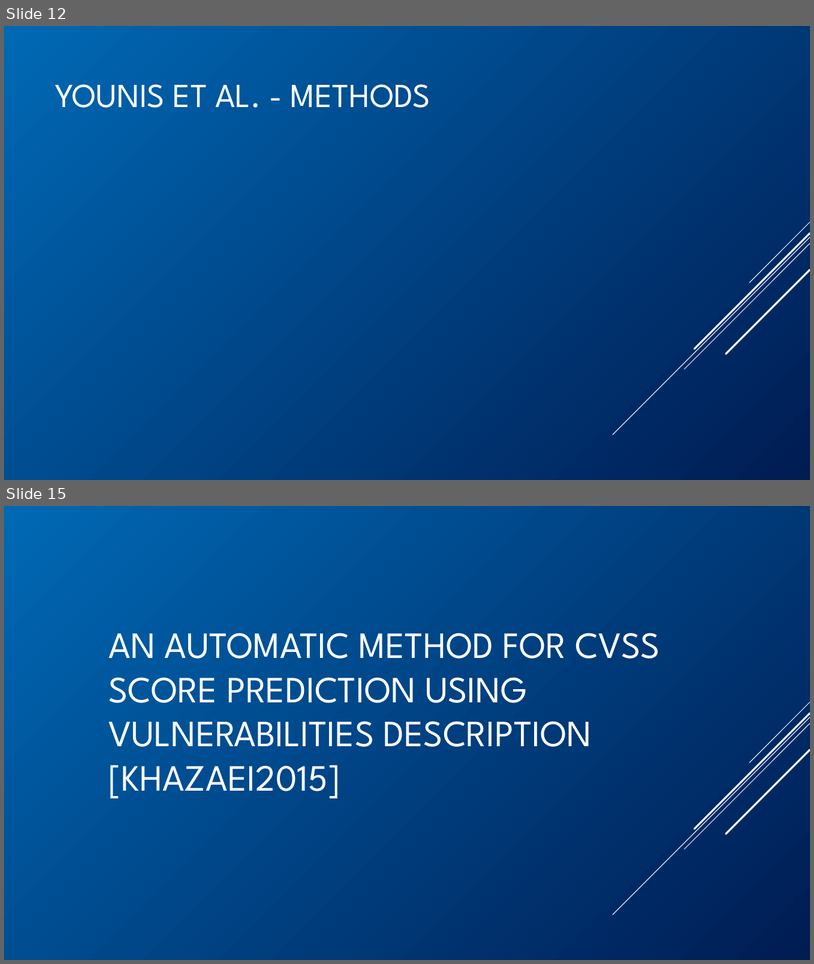
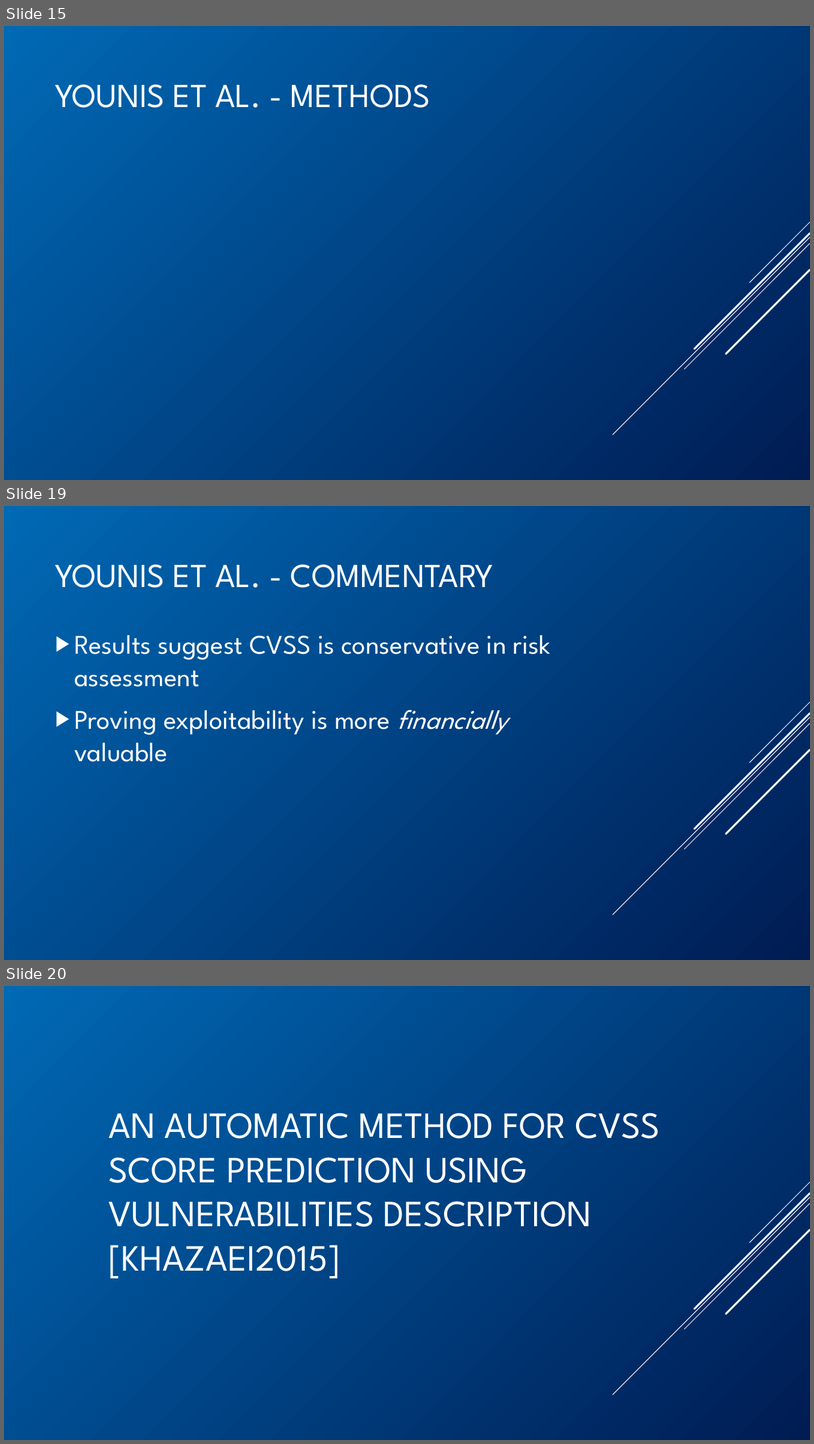
Before and after one commit to BenChurch/Winter2017, a slide deck: CISC848/BackgroundPentation/ChurchCISC848Background.pptx. Shown one above the other, each under a label of ours: slides 12 and 15 before the commit, slides 15, 19 and 20 after it; the slides between them are not shown. The pictures are 814x964 and 814x1444 pixels, drawn with LibreOffice and Linux fonts; fonts in the diff are those of the drawing; grey boxes stand for pictures. Boxes give left, top, right and bottom in pixels: in the first picture for what was removed or moved away, otherwise in the second. Text is boxed around its words. In the diff, an @@ line names an element or a change of style, - is before the commit and + after.

Commit message:
CISC 848 - Background presentation, filled Younis slides

```diff
--- a/CISC848/BackgroundPentation/ChurchCISC848Background.pptx
+++ b/CISC848/BackgroundPentation/ChurchCISC848Background.pptx
@@ slide 19 added at (4,506,810,960), background gradient #0069B4 to #001C53; not listed: 5 template elements that a slide beside it also shows @@
@@ title added at (56,564,494,588), 40 pt, text #FFFFFF @@
+YOUNIS ET AL. - COMMENTARY
@@ text added at (74,635,551,762), 32 pt, text #FFFFFF @@
+▶ Results suggest CVSS is conservative in risk assessment
+▶ Proving exploitability is more financially valuable
@@ what was slide 12 is now slide 15 @@
@@ what was slide 15 is now slide 20 @@
```
Also in this commit, not shown: 2 slides changed, 5 other slides added, 2 other files.
